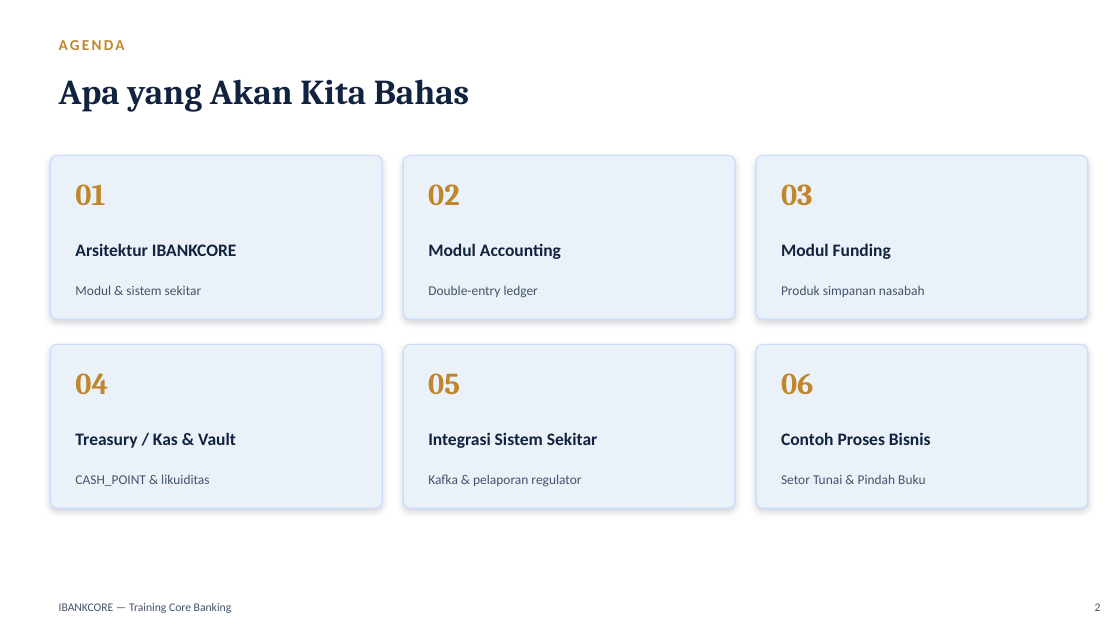
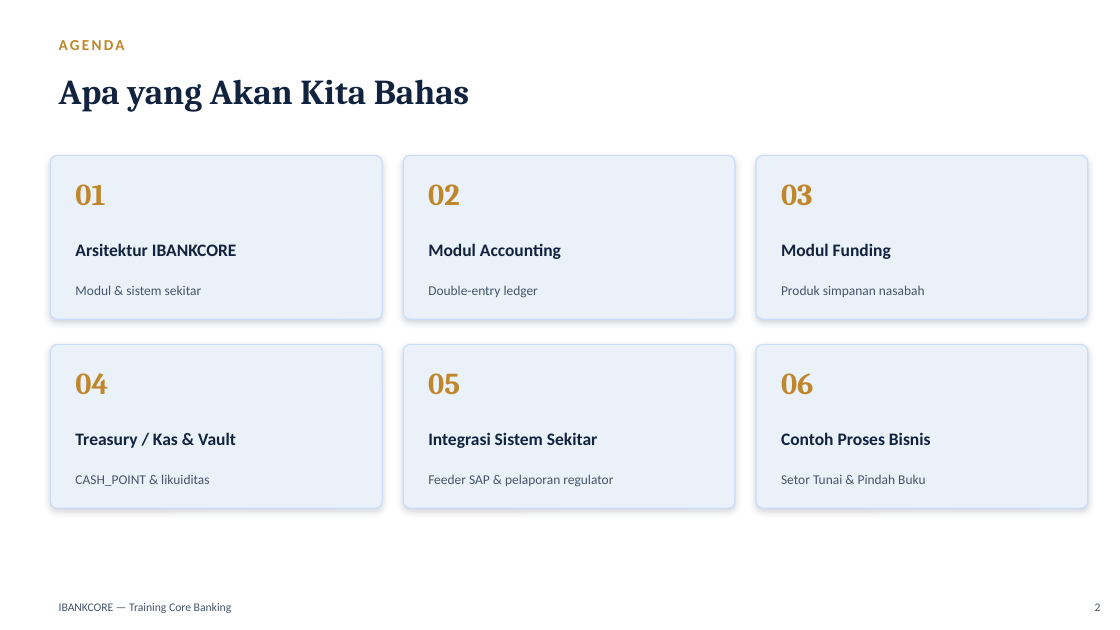
Before and after one commit to wisnu/ibankcore-training-materials, a slide deck: slide 2 of deployments/cgs-pos/dist/materi_training_ibankcore.pptx. Drawn at 1120x630 pixels with LibreOffice and Linux fonts; fonts in the diff are those of the drawing. Boxes give left, top, right and bottom in pixels: in the first picture for what was removed or moved away, otherwise in the second. Text is boxed around its words. In the diff, an @@ line names an element or a change of style, - is before the commit and + after.

```diff
--- a/deployments/cgs-pos/dist/materi_training_ibankcore.pptx
+++ b/deployments/cgs-pos/dist/materi_training_ibankcore.pptx
@@ text at (x1=428, y1=474, x2=613, y2=487): text changed @@
-Kafka & pelaporan regulator
+Feeder SAP & pelaporan regulator
```
Also in this commit, not shown: 14 other slides changed, 3 slides added, 9 other files.
